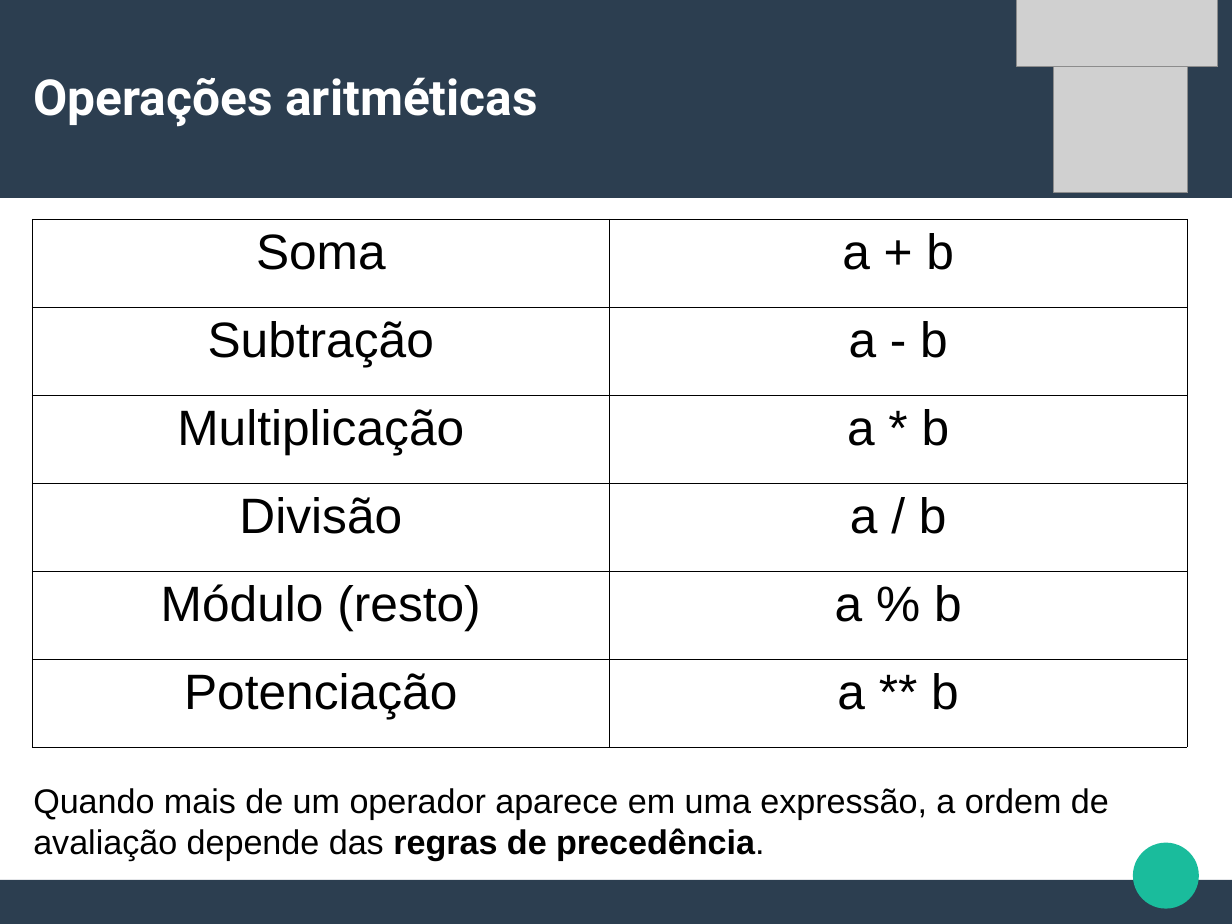
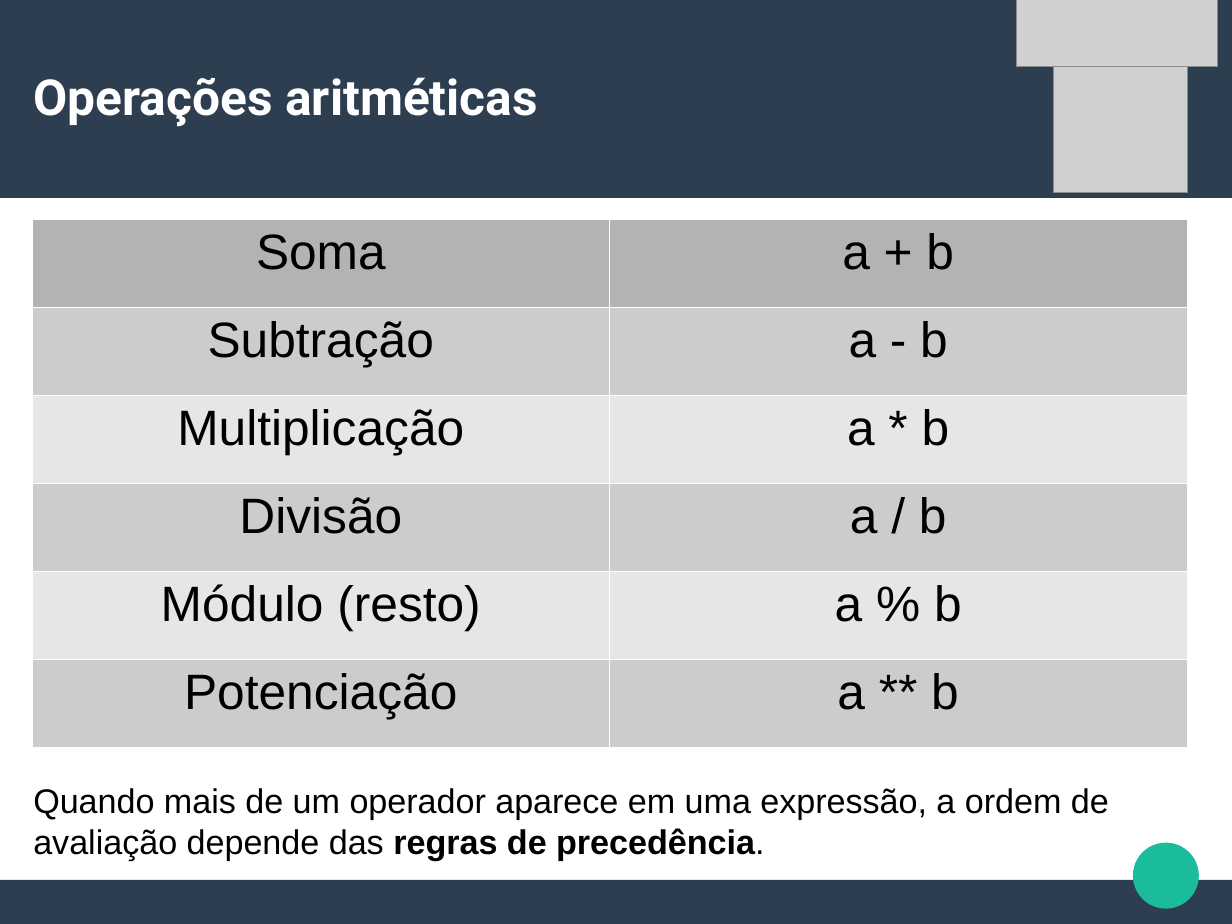
Before and after one commit to CalicoUFSC/minicurso-python, a slide deck: slide 9 of Aula1/Aula1.odp (slide 10 before the commit). Drawn at 1232x924 pixels with LibreOffice and Linux fonts; fonts in the diff are those of the drawing; grey boxes stand for pictures. Boxes give left, top, right and bottom in pixels: in the first picture for what was removed or moved away, otherwise in the second. Text is boxed around its words. In the diff, an @@ line names an element or a change of style, - is before the commit and + after.

```diff
--- a/Aula1/Aula1.odp
+++ b/Aula1/Aula1.odp
@@ table at (32, 219, 1188, 747) @@
@@ fill none to #B3B3B3 in row 1 @@
@@ fill none to #CCCCCC in 6 cells @@
@@ fill none to #E6E6E6 in 4 cells @@
@@ borders changed @@
```
Also in this commit, not shown: 10 other slides changed, 3 slides added, 2 slides removed, 5 other files.
